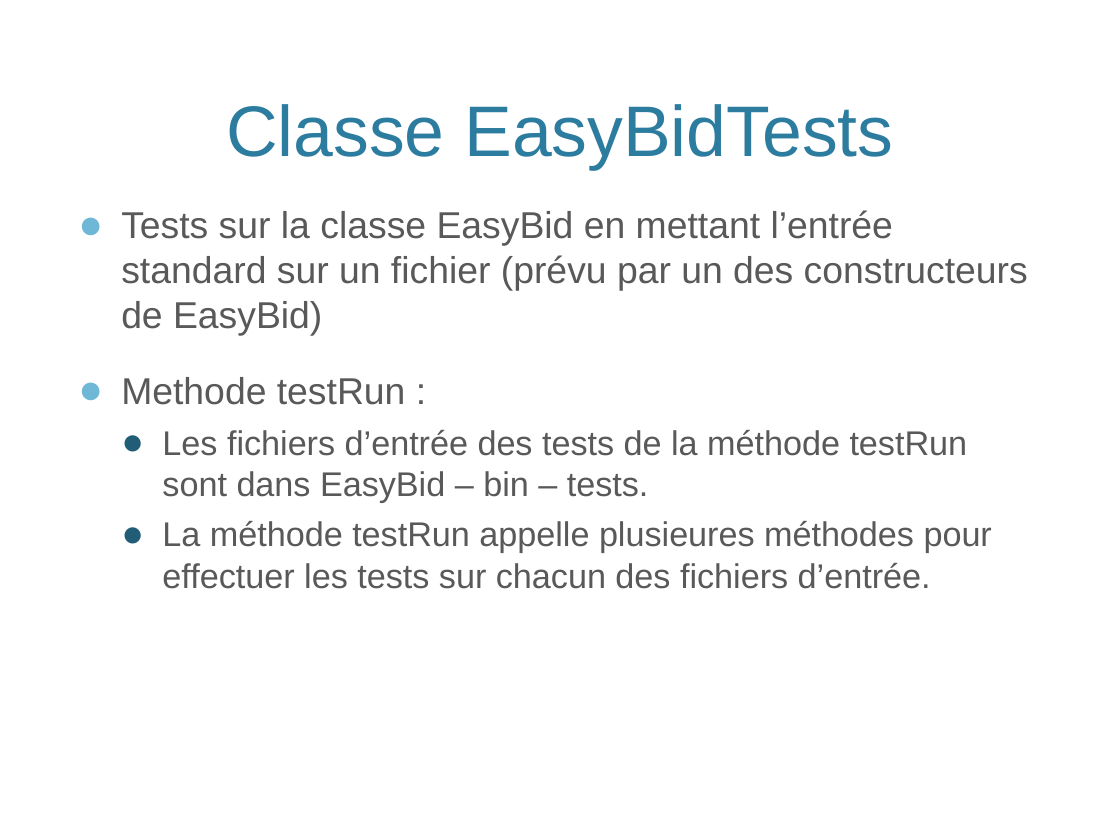
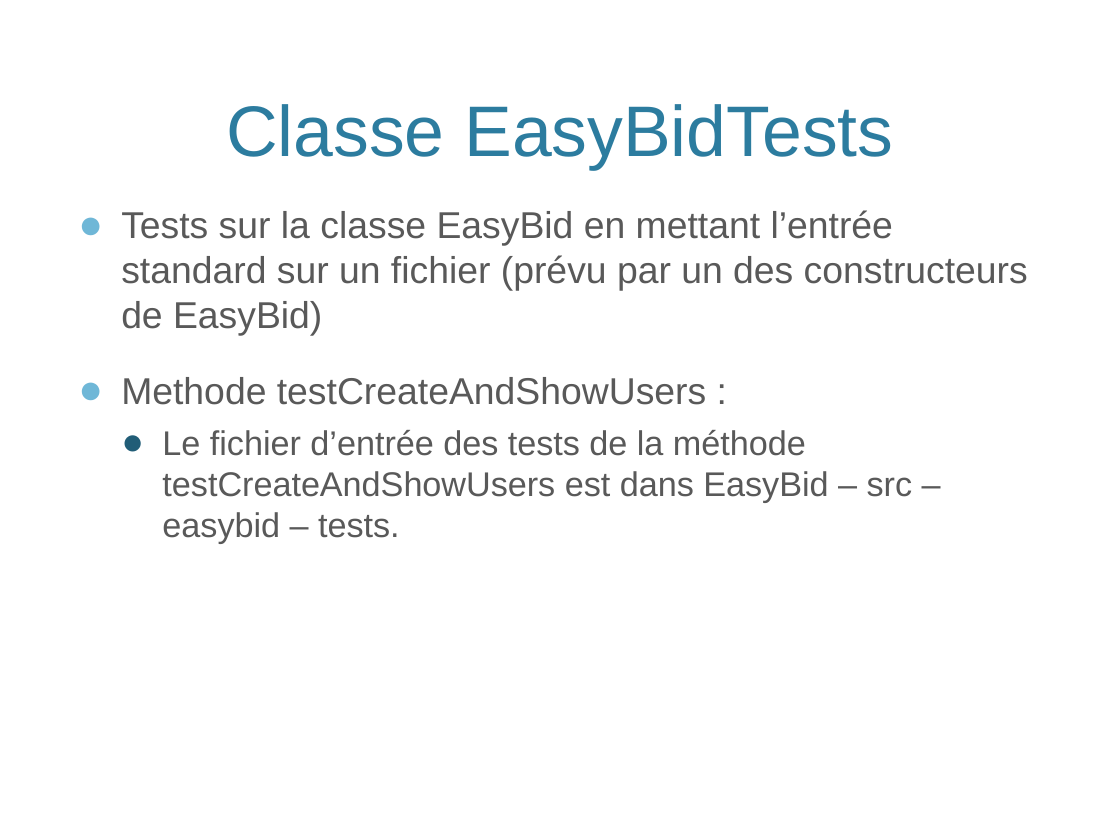
Before and after one commit to EzioGalante/ProjetPOO, a slide deck: slide 18 of Doc/EasyBid.pptx. Drawn at 1120x840 pixels with LibreOffice and Linux fonts; fonts in the diff are those of the drawing; background and template pictures are left out. Boxes give left, top, right and bottom in pixels: in the first picture for what was removed or moved away, otherwise in the second. Text is boxed around its words. In the diff, an @@ line names an element or a change of style, - is before the commit and + after.

Commit message:
Réecriture du fichier d'information sur les tests.

```diff
--- a/Doc/EasyBid.pptx
+++ b/Doc/EasyBid.pptx
@@ text at (121, 377, 913, 544): text changed @@
-● Methode testRun :
-  ● Les fichiers d’entrée des tests de la méthode testRun sont dans EasyBid – bin – tests.
-  ● La méthode testRun appelle plusieures méthodes pour effectuer les tests sur chacun des fichiers d’entrée.
+● Methode testCreateAndShowUsers :
+  ● Le fichier d’entrée des tests de la méthode testCreateAndShowUsers est dans EasyBid – src – easybid – tests.
```
Also in this commit, not shown: 3 other files.
